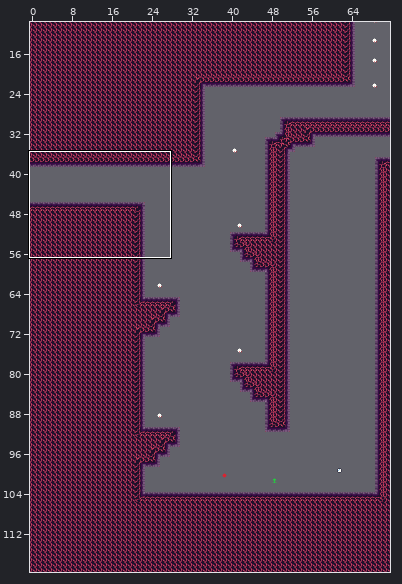
One commit to this Tiled map (JSON): assets/world/room/fire1a.json. The picture above shows the old version from afar; the outline marks the close-up.
Close-up. Before the commit:
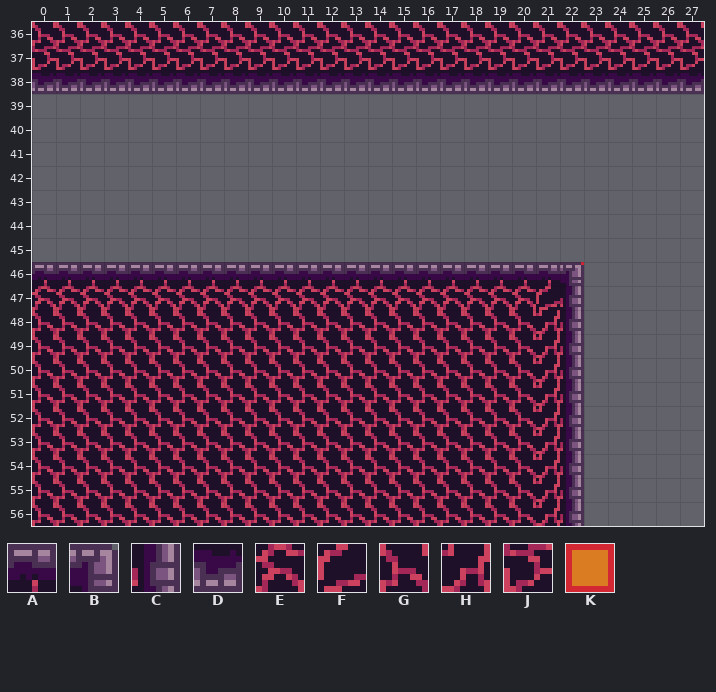
Cells are 8x8 px. Shown: x 0..27, y 36..56. The commit also changed other parts of the map, which this record leaves out.
Key: from "fire": A 1, B 2, C 15, D 27, E 50, F 51, G 63, H 64, J 76; from "tools": K 1 "ground".
_ is an empty cell, # one hidden under a higher layer.
Layers that did not change in this view are not listed.
Layer "map" before, first column x 0:
36 GGGGGGGGGGGGGGGGGGGGGGGGGGGG
37 JJJJJJJJJJJJJJJJJJJJJJJJJJJJ
38 DDDDDDDDDDDDDDDDDDDDDDDDDDDD
39 ____________________________
40 ____________________________
41 ____________________________
42 ____________________________
43 ____________________________
44 ____________________________
45 ____________________________
46 AAAAAAAAAAAAAAAAAAAAAAB_____
47 EEEEEEEEEEEEEEEEEEEEEFC_____
48 GGGGGGGGGGGGGGGGGGGGGHC_____
49 GGGGGGGGGGGGGGGGGGGGGHC_____
50 GGGGGGGGGGGGGGGGGGGGGHC_____
51 GGGGGGGGGGGGGGGGGGGGGHC_____
52 GGGGGGGGGGGGGGGGGGGGGHC_____
53 GGGGGGGGGGGGGGGGGGGGGHC_____
54 GGGGGGGGGGGGGGGGGGGGGHC_____
55 GGGGGGGGGGGGGGGGGGGGGHC_____
56 GGGGGGGGGGGGGGGGGGGGGHC_____
The same view after the edit:
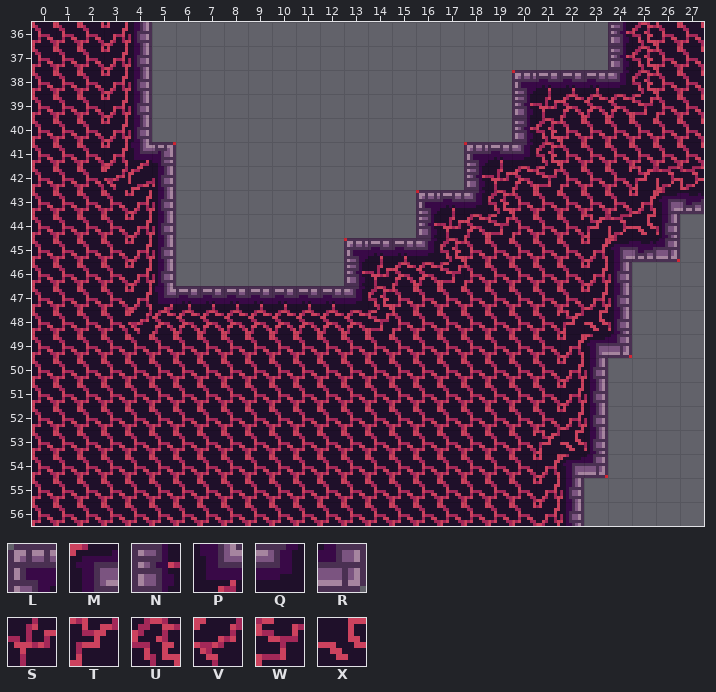
Further tiles: from "fire": L 0, M 3, N 13, P 16, Q 17, R 28, S 49, T 60, U 62, V 73, W 74, X 77.
The edit:
Layer "draft":
y 36..37: x 5..23 ################### -> ___________________
y 38: x 5..19 ############### -> _______________
y 41: x 5 _ -> K; x 18 _ -> K
y 43: x 16 _ -> K
y 45: x 13 _ -> K; x 26 _ -> K
y 46: x 6..12 ####### -> _______
y 49: x 24 _ -> K
y 54: x 23 _ -> K
Layer "map":
y 36: x 3..25 GGGGGGGGGGGGGGGGGGGGGGG -> HC___________________NU
y 37: x 0..27 JJJJJJJJJJJJJJJJJJJJJJJJJJJJ -> GGGHC___________________NUGG
y 38: x 0..27 DDDDDDDDDDDDDDDDDDDDDDDDDDDD -> GGGHC_______________LAAAQUGG
y 39: x 0..4 _____ -> GGGHC; x 20..27 ________ -> NSEEEWGG
y 40: x 0..4 _____ -> GGGHC; x 20..27 ________ -> NUGGGGGG
y 41: x 0..5 ______ -> GGGHPB; x 18..27 __________ -> LAQUGGGGGG
y 42: x 0..5 ______ -> GGGVFC; x 18..27 __________ -> NSEWGGGTJJ
y 43: x 0..5 ______ -> GGGGHC; x 16..27 ____________ -> LAQUGGGGGHMD
y 44: x 0..5 ______ -> GGGGHC; x 16..26 ___________ -> NSEWGGGTJXC
y 45: x 0..5 ______ -> GGGGHC; x 13..26 ______________ -> LAAQUGGGGGHMDR
y 46: x 0..24 AAAAAAAAAAAAAAAAAAAAAAB__ -> GGGGHC_______NSEEWGGGGGHC
y 47: x 0..24 EEEEEEEEEEEEEEEEEEEEEFC__ -> GGGGHPAAAAAAAQUGGGGGGGGHC
y 48: x 4..14 GGGGGGGGGGG -> VEEEEEEEEEW; x 21..24 HC__ -> GTXC
y 49: x 21..24 HC__ -> GHMR
y 50..52: x 21..23 HC_ -> GHC
y 53: x 21..23 HC_ -> TXC
y 54: x 22..23 C_ -> MR
